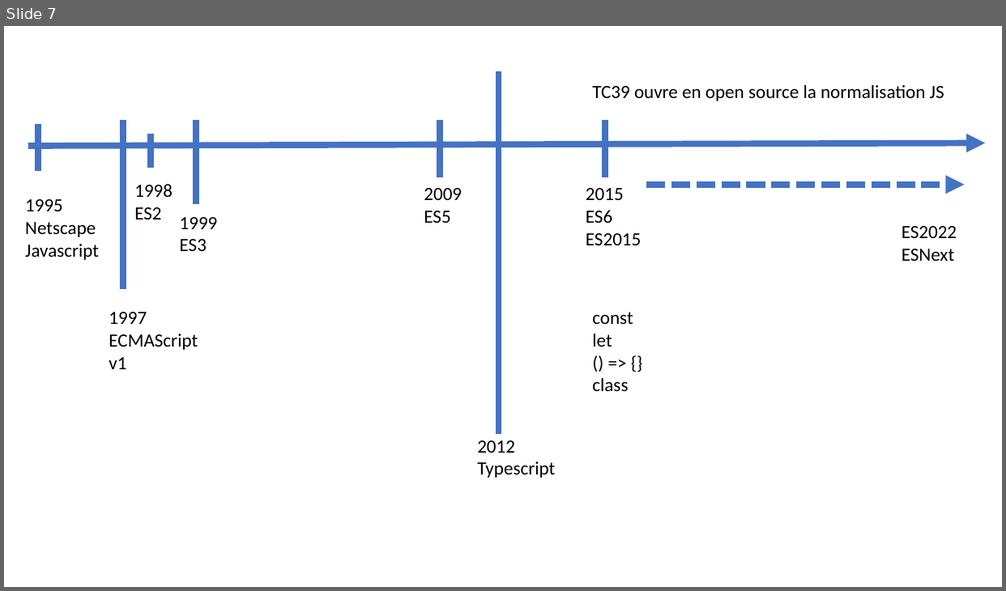
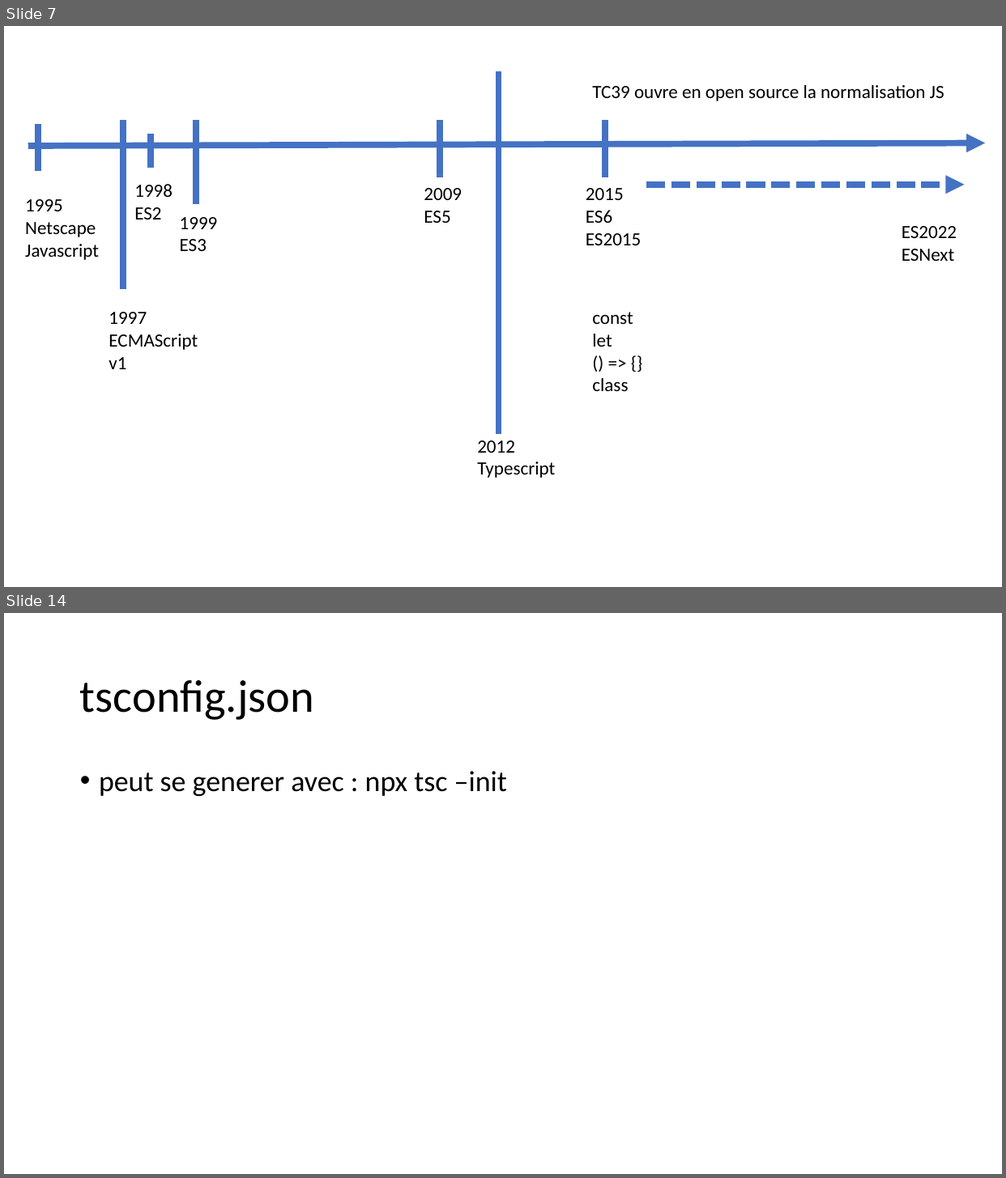
Before and after one commit to jlg-formation/tsr-mai-2022, a slide deck: notes.pptx. Shown one above the other, each under a label of ours: slide 7 before the commit, slides 7 and 14 after it; the slides between them are not shown. The pictures are 1006x591 and 1006x1178 pixels, drawn with LibreOffice and Linux fonts; fonts in the diff are those of the drawing. Boxes give left, top, right and bottom in pixels: in the first picture for what was removed or moved away, otherwise in the second. Text is boxed around its words. In the diff, an @@ line names an element or a change of style, - is before the commit and + after.

```diff
--- a/notes.pptx
+++ b/notes.pptx
@@ slide 14 added at bbox=[4, 613, 1002, 1174], background #FFFFFF @@
@@ title added at bbox=[80, 680, 314, 720], 44 pt, text #000000 @@
+tsconfig.json
@@ text added at bbox=[99, 771, 507, 796], 28 pt, text #000000 @@
+• peut se generer avec : npx tsc –init
```
Also in this commit, not shown: 1 slide changed, 9 other slides added.
